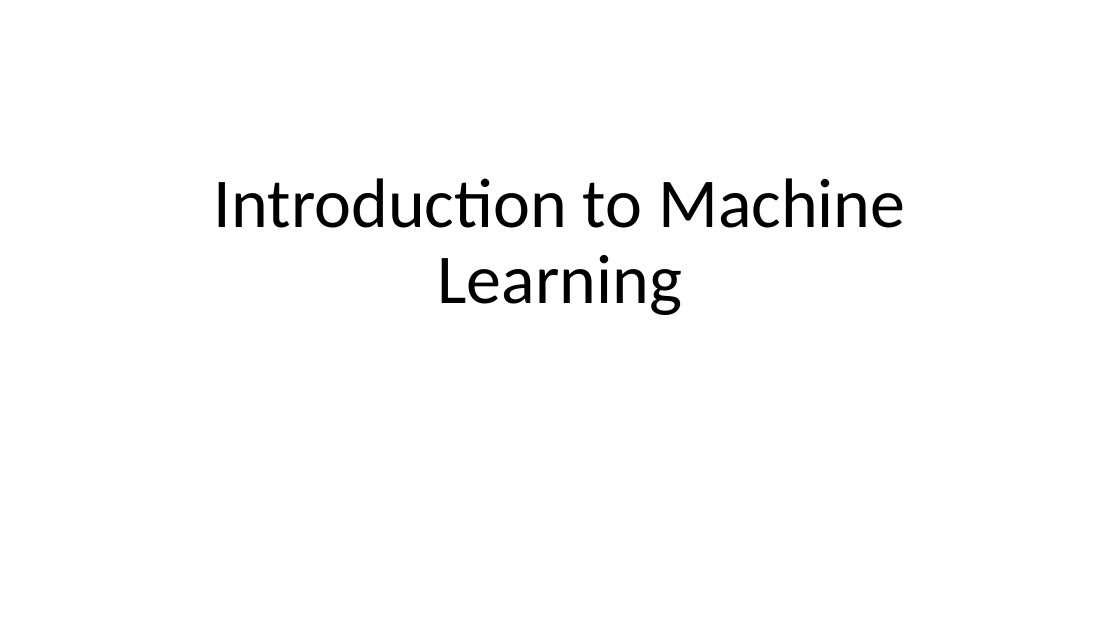
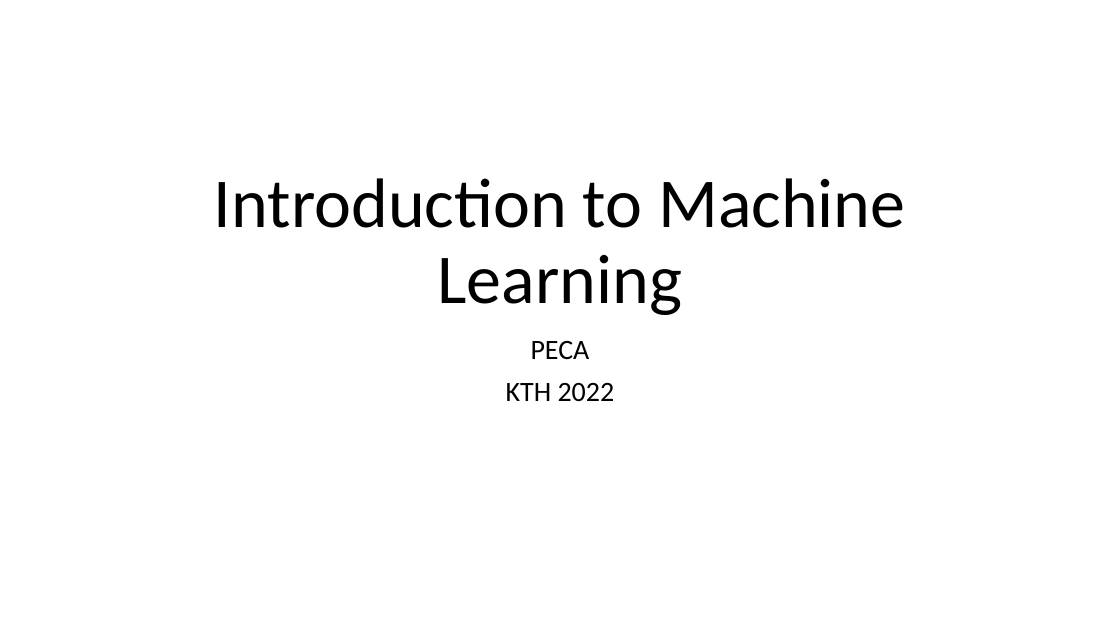
Before and after one commit to alishibli97/peca, a slide deck: slide 1 of slides.pptx. Drawn at 1120x630 pixels with LibreOffice and Linux fonts; fonts in the diff are those of the drawing. Boxes give left, top, right and bottom in pixels: in the first picture for what was removed or moved away, otherwise in the second. Text is boxed around its words. In the diff, an @@ line names an element or a change of style, - is before the commit and + after.

```diff
--- a/slides.pptx
+++ b/slides.pptx
@@ subtitle added at bbox=[506, 341, 615, 402], 24 pt, text #000000 @@
+PECA
+KTH 2022
```
Also in this commit, not shown: 5 other slides changed, 24 slides added, 6 slides removed.
